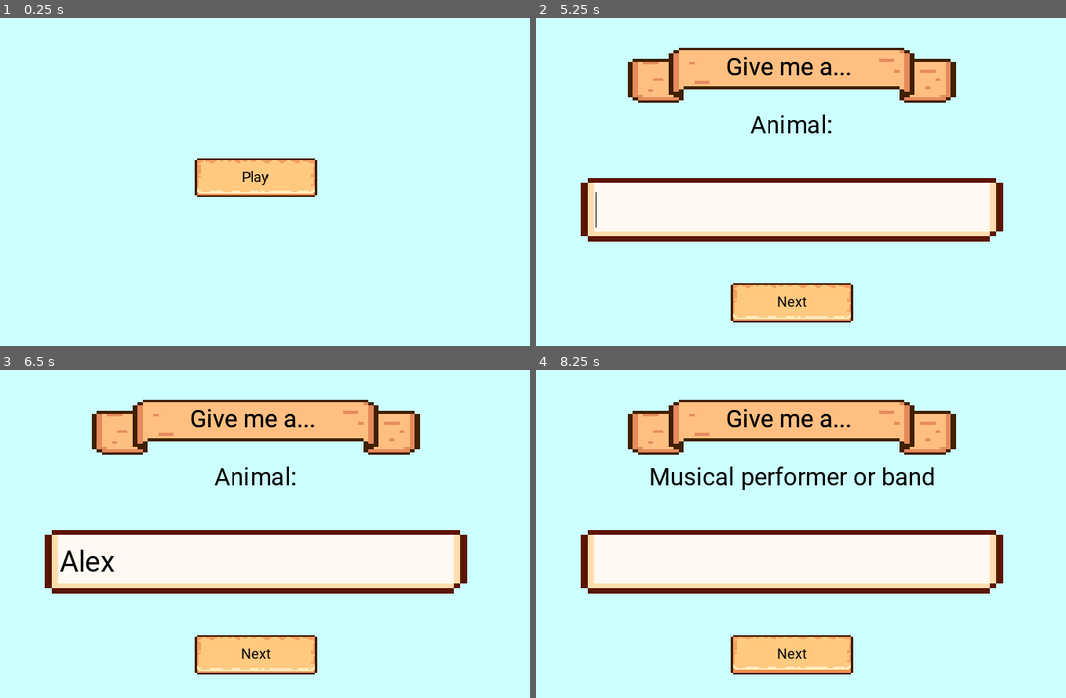
Above: before the commit, frames 1-4 (two rows, left to right).
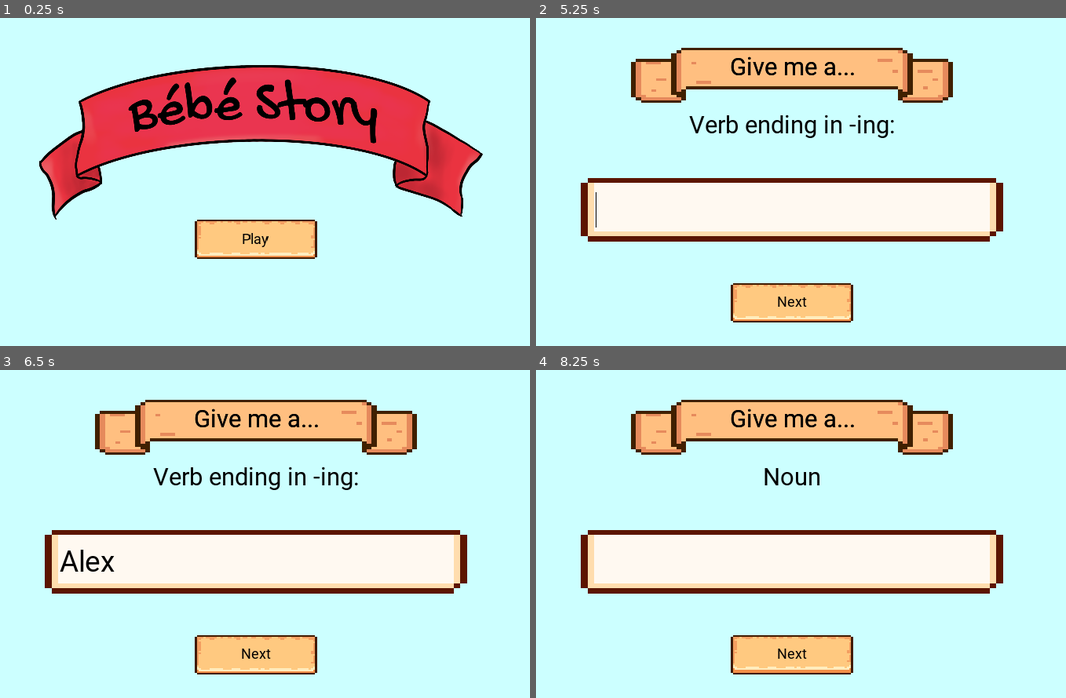
Above: after the commit, the same moments.

Repository: hoelwiesner/baby-shower-game
Game: Godot game, scene res://Scenes/StartMenu.tscn
Same seed, same stepped clock (60 frames per second), same inputs: the game is played once before the commit and once after it.
Inputs (mouse positions are in pixels of both pictures, inside the frame that each line leads up to):
- Up to frame 1 (0.25 s): no input
- Up to frame 2 (5.25 s): click "Play" at 0.5 s; click "Next" at 1.25 s; click (567, 178) at 2 s; click (567, 178) at 2.75 s; click (1018, 178) at 3.5 s; click (1018, 178) at 4.25 s; click "Next" at 5 s
- Up to frame 3 (6.5 s): click (254, 560) at 5.77 s; type "Alex" at 5.85 s
- Up to frame 4 (8.25 s): click (790, 560) at 6.5 s; click "Next" at 7.25 s; click "Next" at 8 s

The runs differ from the first frame. In frame 1, 25% of the frame differs, in the area x 7-92%, y 14-74%; in frame 2, 2.3%; in frame 3, 2.3%; in frame 4, 2.7%.

Commit message:
final code changes and picture uploads

Diff:
--- a/Scenes/StartMenu.tscn
+++ b/Scenes/StartMenu.tscn
@@ -1,6 +1,7 @@
-[gd_scene load_steps=3 format=2]
+[gd_scene load_steps=4 format=2]
 
 [ext_resource path="res://Assets/gui_themes/next_buttons.tres" type="Theme" id=1]
+[ext_resource path="res://Assets/IMG_1159.PNG" type="Texture" id=2]
 [ext_resource path="res://Scripts/StartMenu.gd" type="Script" id=3]
 
 [node name="StartMenu" type="Control"]
@@ -9,17 +10,31 @@
 script = ExtResource( 3 )
 
 [node name="CenterContainer" type="CenterContainer" parent="."]
+anchor_top = 0.3
 anchor_right = 1.0
 anchor_bottom = 1.0
+margin_top = -1.0
+margin_bottom = -1.0
 
 [node name="PlayButton" type="Button" parent="CenterContainer"]
 margin_left = 515.0
-margin_top = 387.0
+margin_top = 258.0
 margin_right = 765.0
-margin_bottom = 467.0
+margin_bottom = 338.0
 rect_min_size = Vector2( 250, 80 )
 rect_pivot_offset = Vector2( 125, 40 )
 theme = ExtResource( 1 )
 text = "Play"
 
+[node name="CenterContainer2" type="CenterContainer" parent="."]
+anchor_right = 1.0
+anchor_bottom = 0.5
+
+[node name="Img1159" type="Sprite" parent="CenterContainer2"]
+position = Vector2( 109, 58 )
+rotation = 0.0290838
+scale = Vector2( 0.506138, 0.506138 )
+texture = ExtResource( 2 )
+centered = false
+
 [connection signal="pressed" from="CenterContainer/PlayButton" to="." method="_on_PlayButton_pressed"]
--- a/Scenes/StorybookScene.tscn
+++ b/Scenes/StorybookScene.tscn
@@ -12,7 +12,9 @@
 [ext_resource path="res://Assets/gui_themes/next_buttons.tres" type="Theme" id=10]
 
 [sub_resource type="DynamicFont" id=2]
-size = 40
+size = 36
+outline_size = 1
+outline_color = Color( 0.870588, 0.870588, 0.870588, 1 )
 font_data = ExtResource( 3 )
 
 [sub_resource type="DynamicFont" id=3]
@@ -30,8 +32,8 @@
 centered = false
 
 [node name="Baby" type="Node2D" parent="."]
-position = Vector2( 380, 457 )
-scale = Vector2( 0.35, 0.35 )
+position = Vector2( 370, 444 )
+scale = Vector2( 0.33, 0.33 )
 
 [node name="Hair" type="Sprite" parent="Baby"]
 z_index = 6
--- a/Scripts/BabyCreator.gd
+++ b/Scripts/BabyCreator.gd
@@ -14,10 +14,11 @@
 var mouth_i : int = 0
 var outfit_i : int = 0
 
-var rng = RandomNumberGenerator.new()
+var rng
 
 func _ready():
-	pass
+	rng = RandomNumberGenerator.new()
+	rng.randomize()
 
 func hair_reload():
 	$Baby/Hair.texture = load(parts.HAIR_LIST[hair_i][1])
--- a/Scripts/MadLibs.gd
+++ b/Scripts/MadLibs.gd
@@ -12,6 +12,10 @@
 var size_i : int = 0
 
 func _ready():
+	if story_i == 8:
+		$CenterContainer4/Prompt.text = "Donnez moi un/e..."
+	else:
+		$CenterContainer4/Prompt.text = "Give me a..."
 	InputText.text = current_story.prompts[size_i] + ":"
 	PlayerText.grab_focus()
 
@@ -57,7 +61,7 @@
 func _on_Button_pressed():
 	var js_prompt = current_story.prompts[size_i]
 	PlayerText.grab_focus()
-	if OS.has_feature('JavaScript') and OS.has_feature("mobile"):
+	if OS.has_feature('JavaScript') and OS.has_touchscreen_ui_hint():
 		find_node("PlayerText").text = JavaScript.eval("""
 			window.prompt('""" + js_prompt + """')
 		""")
--- a/Scripts/PartsDatabase.gd
+++ b/Scripts/PartsDatabase.gd
@@ -1,33 +1,47 @@
 const HAIR_LIST = {
 
 	0: ["Hair", "res://Assets/Parts/Hair/z-default_hair.PNG"],
-	1: ["Charles le Lion", "res://Assets/Parts/Hair/Charles.PNG"],
-	2: ["Train Conductor Sarah", "res://Assets/Parts/Hair/Sarah.PNG"],
+	1: ["Matthew, Teenage Rebel", "res://Assets/Parts/Hair/hair_matthew.PNG"],
+	2: ["Papi Lucien", "res://Assets/Parts/Hair/hair_lucien.PNG"],
+	3: ["Emanuel's Bucket Hat", "res://Assets/Parts/Hair/hair_mani.PNG"],
+	4: ["Firefighter Trevor", "res://Assets/Parts/Hair/hair_trevor.PNG"],
+	5: ["Golden Locks", "res://Assets/Parts/Hair/hair_sarah.PNG"],
+	6: ["Charles le Lion", "res://Assets/Parts/Hair/hair_charles.PNG"],
+	7: ["Train Conductor Sarah", "res://Assets/Parts/Hair/hair_sarah2.png"],
 }
 
 const EYES_LIST = {
-
 	0: ["Eyes", "res://Assets/Parts/Eyes/999_eyes.PNG"],
-	1: ["Hoël", "res://Assets/Parts/Eyes/002_eyes.PNG"],
-	2: ["Sarah", "res://Assets/Parts/Eyes/001_eyes.PNG"],
+	1: ["Hoël", "res://Assets/Parts/Eyes/eyes_hoel.PNG"],
+	2: ["Sugarhigh Sarah", "res://Assets/Parts/Eyes/eyes_sarah1.PNG"],
+	3: ["Calm Sarah", "res://Assets/Parts/Eyes/eyes_sarah2.PNG"],
+	4: ["Hélène", "res://Assets/Parts/Eyes/eyes_helene.PNG"],
 }
 
 const NOSE_LIST = {
 	0: ["Nose", "res://Assets/Parts/Nose/z-default_nose.PNG"],
-	1: ["Sarah", "res://Assets/Parts/Nose/IMG_1018.PNG"],
-	2: ["Mollenkopf Mustache", "res://Assets/Parts/Nose/IMG_1019.PNG"],
-	3: ["Hoël", "res://Assets/Parts/Nose/IMG_1020.PNG"]
+	1: ["Hoël", "res://Assets/Parts/Nose/nose_hoel.PNG"],
+	2: ["Sarah", "res://Assets/Parts/Nose/nose_sarah.PNG"],
+	3: ["Alphonse", "res://Assets/Parts/Nose/nose_alphonse.PNG"],
+	4: ["Mollenkopf Mustache", "res://Assets/Parts/Nose/nose_trevor.PNG"],
+}
+
+const MOUTH_LIST = {
+	0: ["Mouth", "res://Assets/Parts/Mouth/z-default_mouth.PNG"],
+	1: ["Toothless Hoël", "res://Assets/Parts/Mouth/mouth_hoel1.PNG"],
+	2: ["Sarah", "res://Assets/Parts/Mouth/mouth_sarah2.PNG"],
+	3: ["Sugarhigh Sarah", "res://Assets/Parts/Mouth/mouth_sarah.PNG"],
+	4: ["Hoël with teeth", "res://Assets/Parts/Mouth/mouth_hoel2.PNG"],
+	5: ["Young Toby", "res://Assets/Parts/Mouth/mouth_tobie.PNG"],
 }
 
 
-const MOUTH_LIST = {
-	0: ["Mouth", "res://Assets/Parts/Mouth/z-default_mouth.PNG"],
-	1: ["Hoël", "res://Assets/Parts/Mouth/IMG_1022.PNG"],
-	2: ["Sarah", "res://Assets/Parts/Mouth/IMG_1021.PNG"],
-}
-
 const OUTFIT_LIST = {
 	0: ["Outfit", "res://Assets/Parts/Outfit/z-default_outfit.PNG"],
-	1: ["Pullover Ourson", "res://Assets/Parts/Outfit/IMG_1024.PNG"],
-	2: ["Leopard Prints", "res://Assets/Parts/Outfit/IMG_1023.PNG"],
+	1: ["Classic Knit", "res://Assets/Parts/Outfit/outfit_hoel1.PNG"],
+	2: ["Wiesner Band Member", "res://Assets/Parts/Outfit/outfit_mark.PNG"],
+	3: ["Mollenkopf Scout", "res://Assets/Parts/Outfit/outfit_mollenkopf.PNG"],
+	4: ["Leopard Sarah", "res://Assets/Parts/Outfit/outfit_sarah1.PNG"],
+	5: ["Hoël the Ëlf", "res://Assets/Parts/Outfit/outfit_hoel2.PNG"],
+	6: ["Sarah and Coco", "res://Assets/Parts/Outfit/outfit_sarah2.PNG"],
 }
--- a/Scripts/Stories.gd
+++ b/Scripts/Stories.gd
@@ -24,22 +24,21 @@
 	"story" : "I’ll travel the world by %s. At the top of a mountain, I will %s. In %s, I will fall in love. Somewhere unexpected, I will meet %s %s and we will become friends.",
 	"image" : "res://Assets/books/story5_balloon.PNG"
 	},
-
 6: {
-	"prompts": ["saison, pluriel", "nourriture", "numéro", "verbe à l'infinitif"],
-	"story" : "Je vais visiter ma famille française tout les %s. En Bretagne, je dévore les crêpes aux %s. Même quand il pleut %s fois par jour, j’aime %s dans la mer. Tour de France?…",
-	"image" : "res://Assets/books/story6_bretagne.PNG"
-	},
-
-7: {
 	"prompts": ["Animal", "Body parts", "Musical performer or band", "Object"],
 	"story" : "My parents sing me a song about Baby %s. I dance by shaking my %s. My grandma will take me to my first concert to see %s. One day, I aspire to play the %s in the family band.",
 	"image" : "res://Assets/books/story7_concert.PNG"
 	},
 
-8: {
+7: {
 	"prompts": ["Historical period", "Onomatopoeia", "Noun", "Another noun", "Adjective ending in -est"],
 	"story" : "At school, I love hearing the history of %s and in science, I learned that planets were created in The Big %s. At recess, I play capture the %s and dodge-%s with my %s friends.",
 	"image" : "res://Assets/books/story8_school.PNG"
 	},
+
+8: {
+	"prompts": ["saison, pluriel", "nourriture", "numéro", "verbe à l'infinitif"],
+	"story" : "Je vais visiter ma famille française tout les %s. En Bretagne, je dévore les crêpes aux %s. Même quand il pleut %s fois par jour, j’aime %s dans la mer.",
+	"image" : "res://Assets/books/story6_bretagne.PNG"
+	},
 }
--- a/Scripts/StorySelect.gd
+++ b/Scripts/StorySelect.gd
@@ -5,16 +5,17 @@
 var story_count = stories.STORIES.size() + 1
 
 onready var story_label = $StorySelect/StoryLabel
+var rng
 
-var rng = RandomNumberGenerator.new()
 var current_selected = 0
 
 func _ready():
-	pass
+	rng = RandomNumberGenerator.new()
+	rng.randomize()
 
 func _on_NextScene_pressed():
 	if current_selected == 0:
-		GlobalVariables.global_story_index = rng.randi_range(1, story_count - 1)
+		GlobalVariables.global_story_index = rng.randi_range(1, story_count - 2)
 	else:
 		GlobalVariables.global_story_index = current_selected
 	get_tree().change_scene("res://Scenes/MadLibs.tscn")
Binary file added: Assets/IMG_1159.PNG
Not shown, added: Assets/IMG_1159.PNG.import
Binary file removed: Assets/Parts/Eyes/001_eyes.PNG
Not shown, removed: Assets/Parts/Eyes/001_eyes.PNG.import
Binary file removed: Assets/Parts/Eyes/002_eyes.PNG
Not shown, removed: Assets/Parts/Eyes/002_eyes.PNG.import
Binary file added: Assets/Parts/Eyes/eyes_helene.PNG
Not shown, added: Assets/Parts/Eyes/eyes_helene.PNG.import
Binary file added: Assets/Parts/Eyes/eyes_hoel.PNG
Not shown, added: Assets/Parts/Eyes/eyes_hoel.PNG.import
Binary file added: Assets/Parts/Eyes/eyes_sarah1.PNG
Not shown, added: Assets/Parts/Eyes/eyes_sarah1.PNG.import
(and 65 more such lines)
